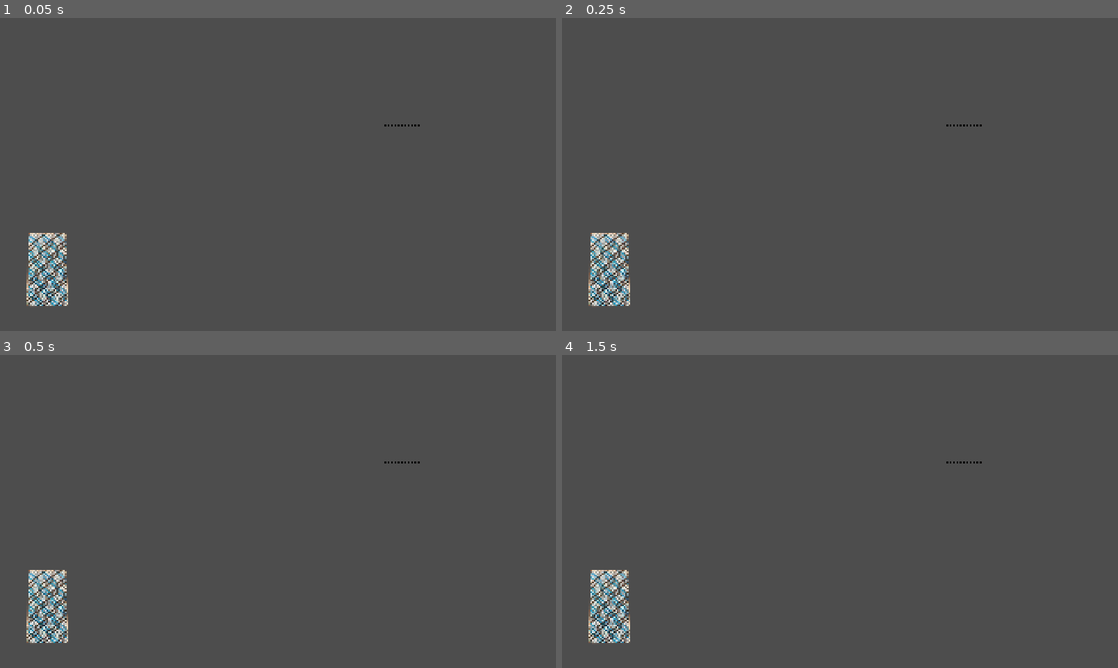
Above: before the commit, frames 1-4 (two rows, left to right).
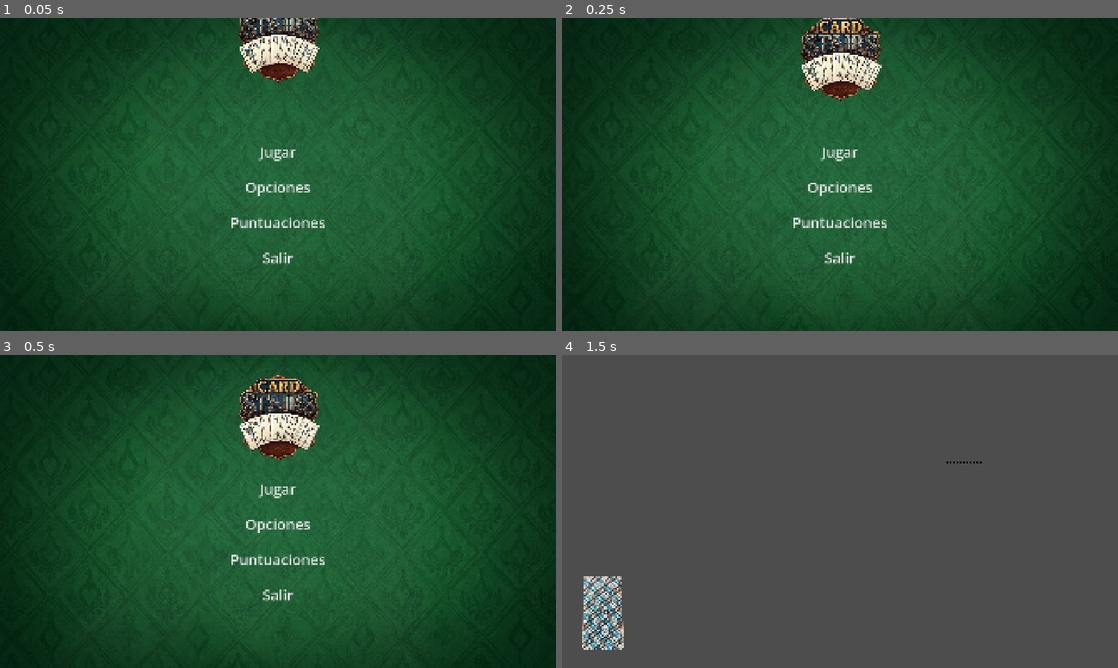
Above: after the commit, the same moments.

Repository: ManuelGM6/Dream_team
Game: Godot game, scene res://Menu/start_game.tscn
Same seed, same stepped clock (60 frames per second), same inputs: the game is played once before the commit and once after it. Before the commit the project starts from res://Juego/escenas/jugar.tscn.
Inputs (mouse positions are in pixels of both pictures, inside the frame that each line leads up to):
- Up to frame 1 (0.05 s): no input
- Up to frame 2 (0.25 s): no input
- Up to frame 3 (0.5 s): no input
- Up to frame 4 (1.5 s): click (840, 489) at 0.5 s, where only the run after the commit has a clickable "Jugar"; click (840, 464) at 1.25 s, where only the run after the commit has a clickable "Partida rápida"

The runs differ from the first frame. In frame 1, 100% of the frame differs, in the area x 0-100%, y 0-100%; in frame 2, 100%; in frame 3, 100%; in frame 4, 2.0%.

Commit message:
Cambie el font y arregle un par de errores

Diff:
--- a/card-stairs/Juego/escenas/1 de mundial.tscn
+++ b/card-stairs/Juego/escenas/1 de mundial.tscn
@@ -1,6 +1,6 @@
-[gd_scene format=3 uid="uid://dyd87ho356ycd"]
+[gd_scene format=3 uid="uid://dj18pluusi6r3"]
 
-[ext_resource type="Texture2D" uid="uid://cm1x1a6v6jxgu" path="res://Juego/imgs/Carta (1).png" id="1_w4po3"]
+[ext_resource type="Texture2D" path="res://Juego/imgs/Cards/Mundial/1.png" id="1_w4po3"]
 
 [sub_resource type="RectangleShape2D" id="RectangleShape2D_xlbd3"]
 size = Vector2(410.2564, 662.97437)
--- a/card-stairs/Juego/escenas/card.tscn
+++ b/card-stairs/Juego/escenas/card.tscn
@@ -1,23 +1,142 @@
 [gd_scene format=3 uid="uid://udyo3lweteeb"]
 
-[ext_resource type="Texture2D" uid="uid://cm1x1a6v6jxgu" path="res://Juego/imgs/Carta (1).png" id="1_0hena"]
-[ext_resource type="Script" uid="uid://disfqfmkjm0oa" path="res://Juego/scripts/Card.gd" id="1_ffopl"]
+[ext_resource type="Script" uid="uid://disfqfmkjm0oa" path="res://Juego/scripts/Card.gd" id="1_xu01d"]
+[ext_resource type="Texture2D" uid="uid://bwdsocvu5mxh2" path="res://Juego/imgs/Cards/Basto/1_Basto.jpg" id="2_heary"]
+[ext_resource type="Texture2D" uid="uid://8lt81fn8ko0y" path="res://Juego/imgs/mazo.png" id="2_vxkqo"]
 
 [sub_resource type="RectangleShape2D" id="RectangleShape2D_xlbd3"]
-size = Vector2(256, 420.10257)
+size = Vector2(233.0256, 334.76917)
+
+[sub_resource type="Animation" id="Animation_sln3j"]
+length = 0.001
+tracks/0/type = "value"
+tracks/0/imported = false
+tracks/0/enabled = true
+tracks/0/path = NodePath("CardBackImage:scale")
+tracks/0/interp = 1
+tracks/0/loop_wrap = true
+tracks/0/keys = {
+"times": PackedFloat32Array(0),
+"transitions": PackedFloat32Array(1),
+"update": 0,
+"values": [Vector2(0.29673326, 0.28027236)]
+}
+tracks/1/type = "value"
+tracks/1/imported = false
+tracks/1/enabled = true
+tracks/1/path = NodePath("CardBackImage:z_index")
+tracks/1/interp = 1
+tracks/1/loop_wrap = true
+tracks/1/keys = {
+"times": PackedFloat32Array(0),
+"transitions": PackedFloat32Array(1),
+"update": 1,
+"values": [0]
+}
+tracks/2/type = "value"
+tracks/2/imported = false
+tracks/2/enabled = true
+tracks/2/path = NodePath("CardImage:z_index")
+tracks/2/interp = 1
+tracks/2/loop_wrap = true
+tracks/2/keys = {
+"times": PackedFloat32Array(0),
+"transitions": PackedFloat32Array(1),
+"update": 1,
+"values": [-1]
+}
+tracks/3/type = "value"
+tracks/3/imported = false
+tracks/3/enabled = true
+tracks/3/path = NodePath("CardImage:scale")
+tracks/3/interp = 1
+tracks/3/loop_wrap = true
+tracks/3/keys = {
+"times": PackedFloat32Array(0),
+"transitions": PackedFloat32Array(1),
+"update": 0,
+"values": [Vector2(1.022, 1)]
+}
+
+[sub_resource type="Animation" id="Animation_fsaeb"]
+resource_name = "card_flip"
+tracks/0/type = "value"
+tracks/0/imported = false
+tracks/0/enabled = true
+tracks/0/path = NodePath("CardBackImage:scale")
+tracks/0/interp = 1
+tracks/0/loop_wrap = true
+tracks/0/keys = {
+"times": PackedFloat32Array(0, 0.1, 0.2),
+"transitions": PackedFloat32Array(1, 1, 1),
+"update": 0,
+"values": [Vector2(0.3, 0.26912725), Vector2(0.1, 0.3), Vector2(0.2762536, 0.24492002)]
+}
+tracks/1/type = "value"
+tracks/1/imported = false
+tracks/1/enabled = true
+tracks/1/path = NodePath("CardBackImage:z_index")
+tracks/1/interp = 1
+tracks/1/loop_wrap = true
+tracks/1/keys = {
+"times": PackedFloat32Array(0, 0.1, 0.16666667),
+"transitions": PackedFloat32Array(1, 1, 1),
+"update": 1,
+"values": [0, -1, -1]
+}
+tracks/2/type = "value"
+tracks/2/imported = false
+tracks/2/enabled = true
+tracks/2/path = NodePath("CardImage:z_index")
+tracks/2/interp = 1
+tracks/2/loop_wrap = true
+tracks/2/keys = {
+"times": PackedFloat32Array(0, 0.1),
+"transitions": PackedFloat32Array(1, 1),
+"update": 1,
+"values": [-1, 0]
+}
+tracks/3/type = "value"
+tracks/3/imported = false
+tracks/3/enabled = true
+tracks/3/path = NodePath("CardImage:scale")
+tracks/3/interp = 1
+tracks/3/loop_wrap = true
+tracks/3/keys = {
+"times": PackedFloat32Array(0, 0.1, 0.2),
+"transitions": PackedFloat32Array(1, 1, 1),
+"update": 0,
+"values": [Vector2(1.022, 1), Vector2(0.1, 1), Vector2(1, 1)]
+}
+
+[sub_resource type="AnimationLibrary" id="AnimationLibrary_6n1ef"]
+_data = {
+&"RESET": SubResource("Animation_sln3j"),
+&"card_flip": SubResource("Animation_fsaeb")
+}
 
 [node name="Card" type="Node2D" unique_id=726674187]
 position = Vector2(150, 890)
-script = ExtResource("1_ffopl")
+scale = Vector2(2.43, 2.43)
+script = ExtResource("1_xu01d")
 
-[node name="card_image" type="Sprite2D" parent="." unique_id=59412873]
+[node name="CardBackImage" type="Sprite2D" parent="." unique_id=1554873185]
+position = Vector2(-3.8146973e-06, 4.9382887)
+scale = Vector2(0.29673326, 0.28027236)
+texture = ExtResource("2_vxkqo")
+
+[node name="CardImage" type="Sprite2D" parent="." unique_id=59412873]
+z_index = -1
 position = Vector2(-4.000003, -2.1457672e-06)
-scale = Vector2(0.27222222, 0.265625)
-texture = ExtResource("1_0hena")
+scale = Vector2(1.022, 1)
+texture = ExtResource("2_heary")
 
 [node name="Area2D" type="Area2D" parent="." unique_id=1024368242]
 scale = Vector2(0.3046875, 0.3046875)
 
 [node name="CollisionShape2D" type="CollisionShape2D" parent="Area2D" unique_id=828469110]
-position = Vector2(-3.6190718e-06, 0)
+position = Vector2(-11.487183, 3.2819824)
 shape = SubResource("RectangleShape2D_xlbd3")
+
+[node name="AnimationPlayer" type="AnimationPlayer" parent="." unique_id=399982697]
+libraries/ = SubResource("AnimationLibrary_6n1ef")
--- a/card-stairs/Juego/escenas/jugar.tscn
+++ b/card-stairs/Juego/escenas/jugar.tscn
@@ -1,9 +1,9 @@
 [gd_scene format=3 uid="uid://dtp8m2r87xrnt"]
 
 [ext_resource type="Script" uid="uid://djwe6y11pbyi6" path="res://Juego/scripts/CardManager.gd" id="1_y40m8"]
-[ext_resource type="PackedScene" uid="uid://bm8616jlqrcwj" path="res://Juego/escenas/CardSlot.tscn" id="3_aj2k0"]
+[ext_resource type="PackedScene" uid="uid://bm8616jlqrcwj" path="res://Juego/escenas/cardSlot.tscn" id="3_aj2k0"]
 [ext_resource type="Script" uid="uid://c13tf7rsrkmtq" path="res://Juego/scripts/PlayerHand.gd" id="4_4sxlw"]
-[ext_resource type="Script" uid="uid://ckgh4hvvc87mk" path="res://Juego/Deck.gd" id="4_knann"]
+[ext_resource type="Script" uid="uid://ckgh4hvvc87mk" path="res://Juego/scripts/Deck.gd" id="4_knann"]
 [ext_resource type="Texture2D" uid="uid://8lt81fn8ko0y" path="res://Juego/imgs/mazo.png" id="5_0oq73"]
 [ext_resource type="Script" uid="uid://7x7hoaa3fu04" path="res://Juego/scripts/InputManager.gd" id="6_kx0tg"]
 
@@ -24,7 +24,7 @@
 
 [node name="Deck" type="Node2D" parent="." unique_id=1409444760]
 z_index = -2
-position = Vector2(173, 868.00006)
+position = Vector2(150, 890)
 scale = Vector2(0.59447104, 0.6919321)
 script = ExtResource("4_knann")
 
@@ -43,5 +43,15 @@
 position = Vector2(-15.711777, 2.3476563)
 shape = SubResource("RectangleShape2D_84c28")
 
+[node name="RichTextLabel" type="RichTextLabel" parent="Deck" unique_id=418256734]
+modulate = Color(0, 0, 0, 1)
+z_index = -2
+offset_left = -15.728668
+offset_top = -28.0
+offset_right = 24.271332
+offset_bottom = 12.0
+scale = Vector2(2, 2)
+text = "0"
+
 [node name="InputManager" type="Node2D" parent="." unique_id=1871878239]
 script = ExtResource("6_kx0tg")
--- /dev/null
+++ b/card-stairs/Juego/scripts/CardDatabase.gd
@@ -0,0 +1,7 @@
+const CARDS = {
+	#"Mundial" :[1,2,3,4,5,6,7,8,9,10],
+	"Copa" :[1,2,3,4,5,6,7,8,9,10,11,12],
+	"Basto" :[1,2,3,4,5,6,7,8,9,10,11,12],
+	"Espada" :[1,2,3,4,5,6,7,8,9,10,11,12],
+	"Oro" :[1,2,3,4,5,6,7,8,9,10,11,12]
+}
--- /dev/null
+++ b/card-stairs/Juego/scripts/Deck.gd
@@ -0,0 +1,45 @@
+extends Node2D
+
+const CARD_SCENE_PATH = "res://Juego/escenas/card.tscn"
+const CARD_DRAW_SPEED = 0.2
+var player_deck = []
+var card_database_reference
+
+# Called when the node enters the scene tree for the first time.
+func _ready() -> void:
+	card_database_reference = preload("res://Juego/scripts/CardDatabase.gd")
+	create_deck()
+
+func draw_card():
+	if player_deck.size() == 1:
+		$Area2D/CollisionShape2D.disabled = true
+		$Sprite2D.visible = false
+		$RichTextLabel.visible = false
+
+	var card = player_deck.pop_front()
+	var card_scene = preload(CARD_SCENE_PATH)
+	var new_card = card_scene.instantiate()
+	$RichTextLabel.text = str(player_deck.size())
+
+	new_card.get_node("CardImage").texture = get_card_texture(card)
+	$"../CardManager".add_child(new_card)
+	$"../PlayerHand".add_card_to_hand(new_card, CARD_DRAW_SPEED)
+	new_card.get_node("AnimationPlayer").play("card_flip")
+
+func create_deck():
+	for palo in card_database_reference.CARDS.keys():
+		for numero in card_database_reference.CARDS[palo]:
+			player_deck.append({
+				"palo": palo,
+				"numero": numero
+			})
+	player_deck.shuffle()
+	$RichTextLabel.text = str(player_deck.size())
+
+func get_card_texture(card):
+	var ruta = "res://Juego/imgs/Cards/%s/%d_%s.jpg" % [
+		card.palo,
+		card.numero,
+		card.palo
+	]
+	return load(ruta)
--- a/card-stairs/Juego/scripts/InputManager.gd
+++ b/card-stairs/Juego/scripts/InputManager.gd
@@ -36,6 +36,4 @@
 			if card_found:
 				card_manager_reference.start_drag(card_found)
 		elif result_collision_mask == COLLISION_MASK_DECK:
-				print ("aña")
 				deck_reference.draw_card()
-				#revisar esto
--- a/card-stairs/Juego/scripts/PlayerHand.gd
+++ b/card-stairs/Juego/scripts/PlayerHand.gd
@@ -16,14 +16,14 @@
 		player_hand.insert(0, card)
 		update_hand_positions(speed)
 	else:
-		animate_card_to_position(card, card.starting_position, speed)
+		animate_card_to_position(card, card.starting_position, DEFAULT_CARD_MOVE_SPEED)
 
 func update_hand_positions(speed):
 	for i in range(player_hand.size()):
 		var new_position = Vector2(calculate_card_position(i), HAND_Y_POSITION)
 		var card = player_hand[i]
 		card.starting_position = new_position
-		animate_card_to_position(card, new_position, DEFAULT_CARD_MOVE_SPEED)
+		animate_card_to_position(card, new_position, speed)
 
 func calculate_card_position(index):
 	var total_width = (player_hand.size() -1) * CARD_WIDTH
@@ -34,7 +34,7 @@
 	var tween = get_tree().create_tween()
 	tween.tween_property(card, "position", new_position, speed)
 
-func remove_card_from_hand(card, speed):
+func remove_card_from_hand(card):
 	if card in player_hand:
 		player_hand.erase(card)
-		update_hand_positions(speed)
+		update_hand_positions(DEFAULT_CARD_MOVE_SPEED)
--- a/card-stairs/Menu/start_game.gd
+++ b/card-stairs/Menu/start_game.gd
@@ -24,6 +24,9 @@
 	$"Jugar".visible = true
 	$"Jugar".modulate.a = 0
 	tween.tween_property($"Jugar", "modulate:a", 1.0 , 0.5)
+
+func _on_partida_pressed() -> void:
+	get_tree().change_scene_to_file("res://Juego/escenas/jugar.tscn")
 
 func cancelar_animacion_jugar():
 	$"Jugar".visible = false
--- a/card-stairs/Menu/start_game.tscn
+++ b/card-stairs/Menu/start_game.tscn
@@ -105,13 +105,13 @@
 stream = ExtResource("2_hm1vx")
 
 [node name="Fondo" type="Sprite2D" parent="." unique_id=372132432]
-position = Vector2(0, -1.859665e-05)
-scale = Vector2(1.125, 1.1592128)
+position = Vector2(17.777576, 9.999942)
+scale = Vector2(1.9236112, 1.9821109)
 texture = ExtResource("2_yvgrb")
 
 [node name="Titulo" type="Sprite2D" parent="." unique_id=1633533106]
 position = Vector2(-2.670288e-05, -492)
-scale = Vector2(0.6986877, 0.7044376)
+scale = Vector2(0.8815494, 0.88880414)
 texture = ExtResource("2_nn2uy")
 
 [node name="Acomodar botones" type="VBoxContainer" parent="." unique_id=867963407]
@@ -393,6 +393,7 @@
 [connection signal="pressed" from="Acomodar botones/Opciones boton" to="." method="_on_opciones_boton_pressed"]
 [connection signal="pressed" from="Acomodar botones/Salir boton" to="." method="_on_salir_boton_pressed"]
 [connection signal="pressed" from="Jugar/Flecha salir (cambiar img)" to="." method="_on_flecha_salir_pressed"]
+[connection signal="pressed" from="Jugar/Acomodar botones/Partida" to="." method="_on_partida_pressed"]
 [connection signal="pressed" from="Opciones/Flecha salir (cambiar img)" to="." method="_on_flecha_salir2_pressed"]
 [connection signal="value_changed" from="Opciones/Control de volumen" to="Opciones/Control de volumen" method="_on_value_changed"]
 [connection signal="toggled" from="Opciones/Pantalla conpleta" to="." method="_on_pantalla_conpleta_toggled"]
--- a/card-stairs/project.godot
+++ b/card-stairs/project.godot
@@ -11,7 +11,7 @@
 [application]
 
 config/name="Card Stairs"
-run/main_scene="uid://dtp8m2r87xrnt"
+run/main_scene="uid://btveh21nv75e0"
 config/features=PackedStringArray("4.6", "Forward Plus")
 config/icon="res://icon.svg"
 
@@ -23,7 +23,7 @@
 
 window/size/viewport_width=1920
 window/size/viewport_height=1080
-window/size/mode=3
+window/size/mode=4
 window/subwindows/embed_subwindows=false
 window/stretch/mode="canvas_items"
 
Binary file added: card-stairs/Juego/imgs/Cards/Basto/10_Basto.jpg
Not shown, added: card-stairs/Juego/imgs/Cards/Basto/10_Basto.jpg.import
Binary file added: card-stairs/Juego/imgs/Cards/Basto/11_Basto.jpg
Not shown, added: card-stairs/Juego/imgs/Cards/Basto/11_Basto.jpg.import
Binary file added: card-stairs/Juego/imgs/Cards/Basto/12_Basto.jpg
Not shown, added: card-stairs/Juego/imgs/Cards/Basto/12_Basto.jpg.import
Binary file added: card-stairs/Juego/imgs/Cards/Basto/1_Basto.jpg
Not shown, added: card-stairs/Juego/imgs/Cards/Basto/1_Basto.jpg.import
Binary file added: card-stairs/Juego/imgs/Cards/Basto/2_Basto.jpg
Not shown, added: card-stairs/Juego/imgs/Cards/Basto/2_Basto.jpg.import
Binary file added: card-stairs/Juego/imgs/Cards/Basto/3_Basto.jpg
Not shown, added: card-stairs/Juego/imgs/Cards/Basto/3_Basto.jpg.import
(and 106 more such lines)
